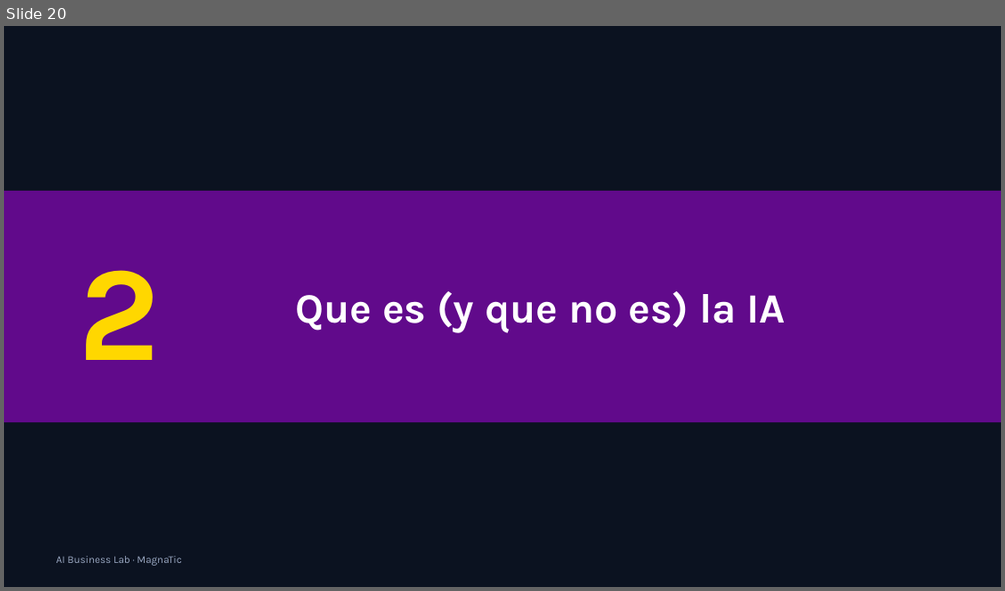
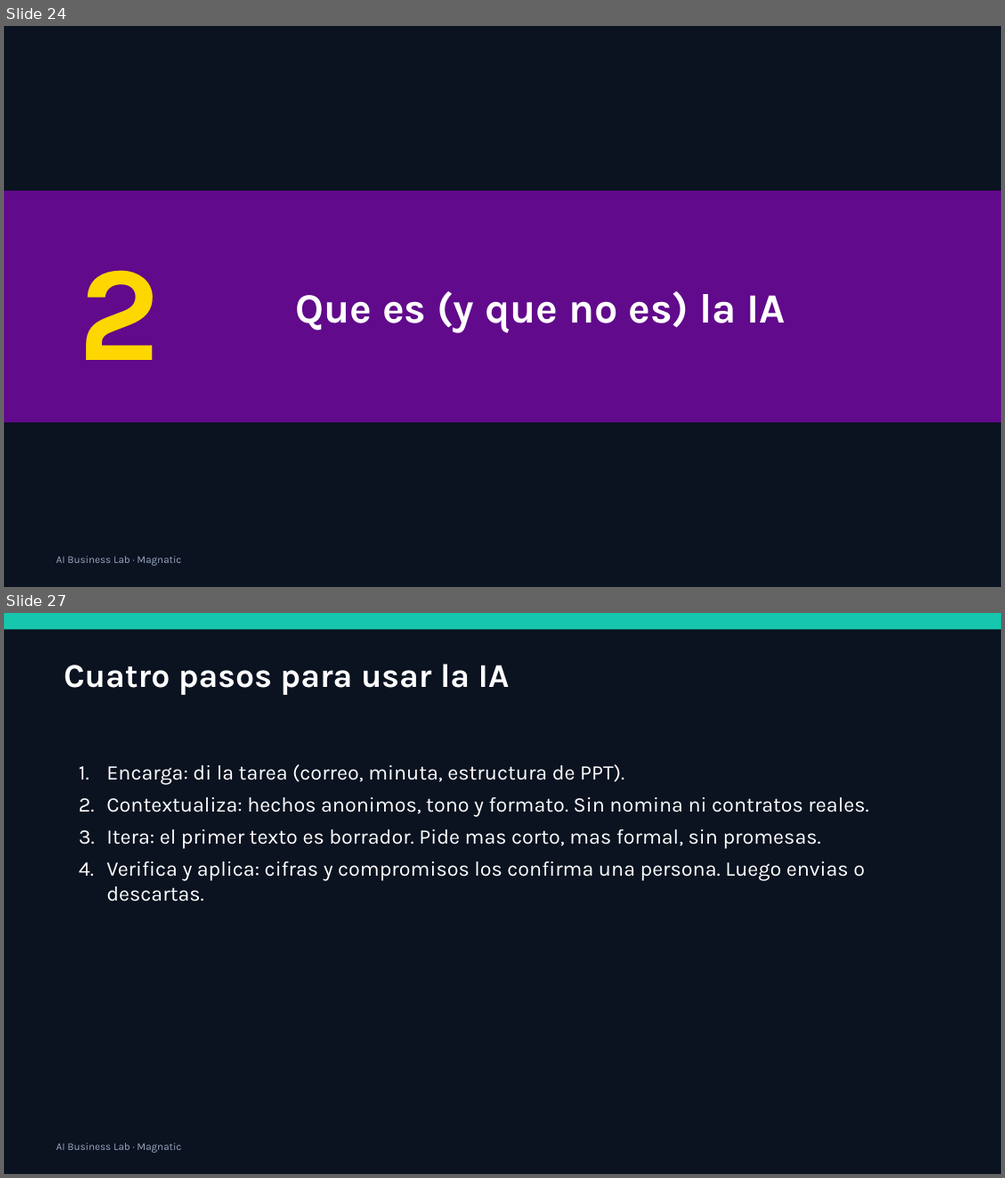
Before and after one commit to xander0408/CURSOS, a slide deck: AI-Business-Lab-Presentacion.pptx. Shown one above the other, each under a label of ours: slide 20 before the commit, slides 24 and 27 after it; the slides between them are not shown. The pictures are 1005x591 and 1005x1178 pixels, drawn with LibreOffice and Linux fonts; fonts in the diff are those of the drawing. Boxes give left, top, right and bottom in pixels: in the first picture for what was removed or moved away, otherwise in the second. Text is boxed around its words. In the diff, an @@ line names an element or a change of style, - is before the commit and + after.

```diff
--- a/AI-Business-Lab-Presentacion.pptx
+++ b/AI-Business-Lab-Presentacion.pptx
@@ slide 27 added at box(4, 613, 1001, 1174), background #0B1220 @@
@@ rectangle added at box(4, 613, 1001, 629), fill #16C6AD @@
@@ text added at box(64, 664, 510, 695), 32 pt, text #FFFFFF, bold @@
+Cuatro pasos para usar la IA
@@ text added at box(106, 764, 868, 901), 20 pt, text #FFFFFF @@
+1. Encarga: di la tarea (correo, minuta, estructura de PPT).
+2. Contextualiza: hechos anonimos, tono y formato. Sin nomina ni contratos reales.
+3. Itera: el primer texto es borrador. Pide mas corto, mas formal, sin promesas.
+4. Verifica y aplica: cifras y compromisos los confirma una persona. Luego envias o descartas.
@@ text added at box(57, 1143, 181, 1152), 10 pt, text #9AA8C2 @@
+AI Business Lab · Magnatic
@@ what was slide 20 is now slide 24 @@
@@ slide 24 changed as well @@
@@ text at box(57, 556, 181, 565): text changed @@
-AI Business Lab · MagnaTic
+AI Business Lab · Magnatic
```
Also in this commit, not shown: 67 other slides changed, 8 other slides added, 24 other files.
